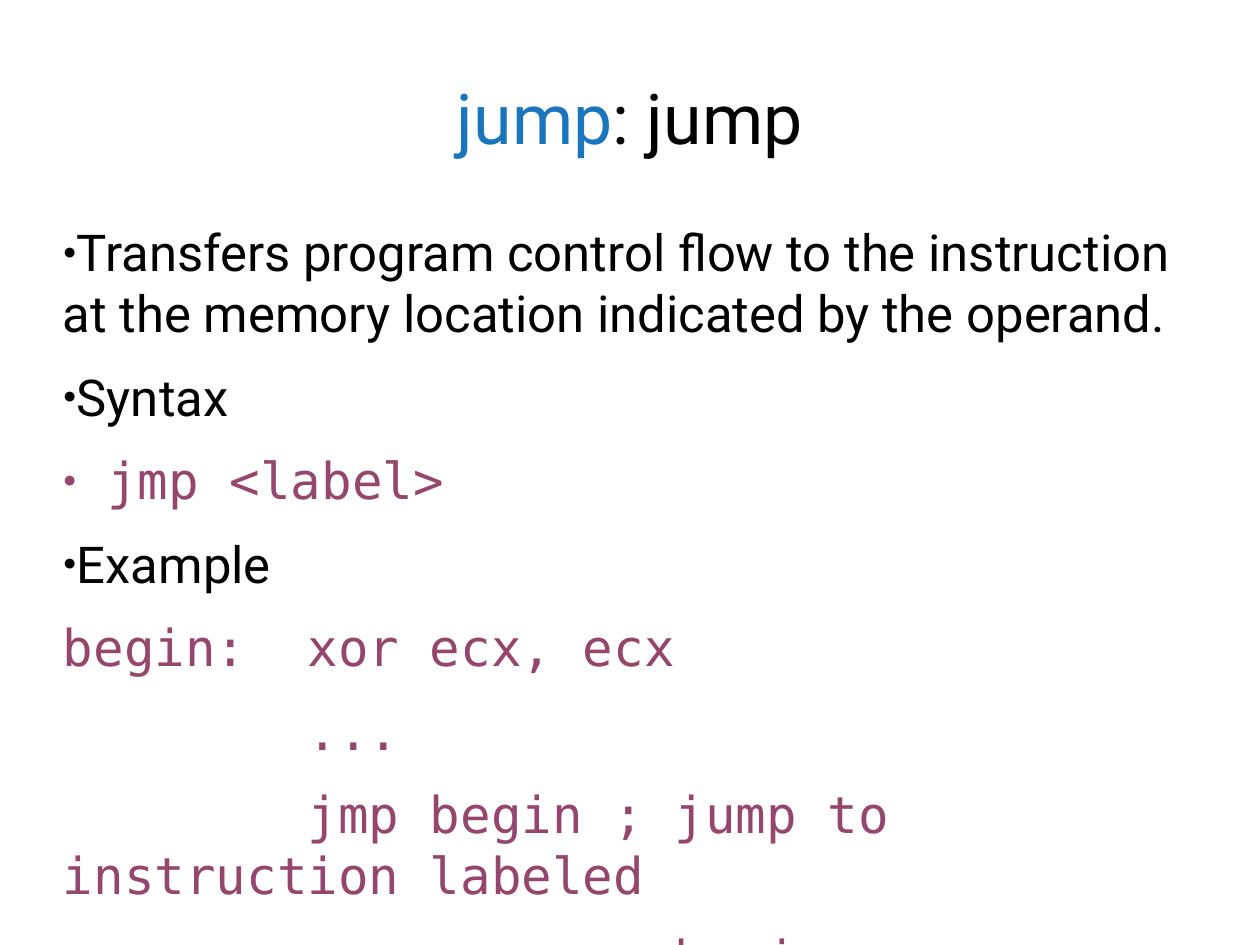
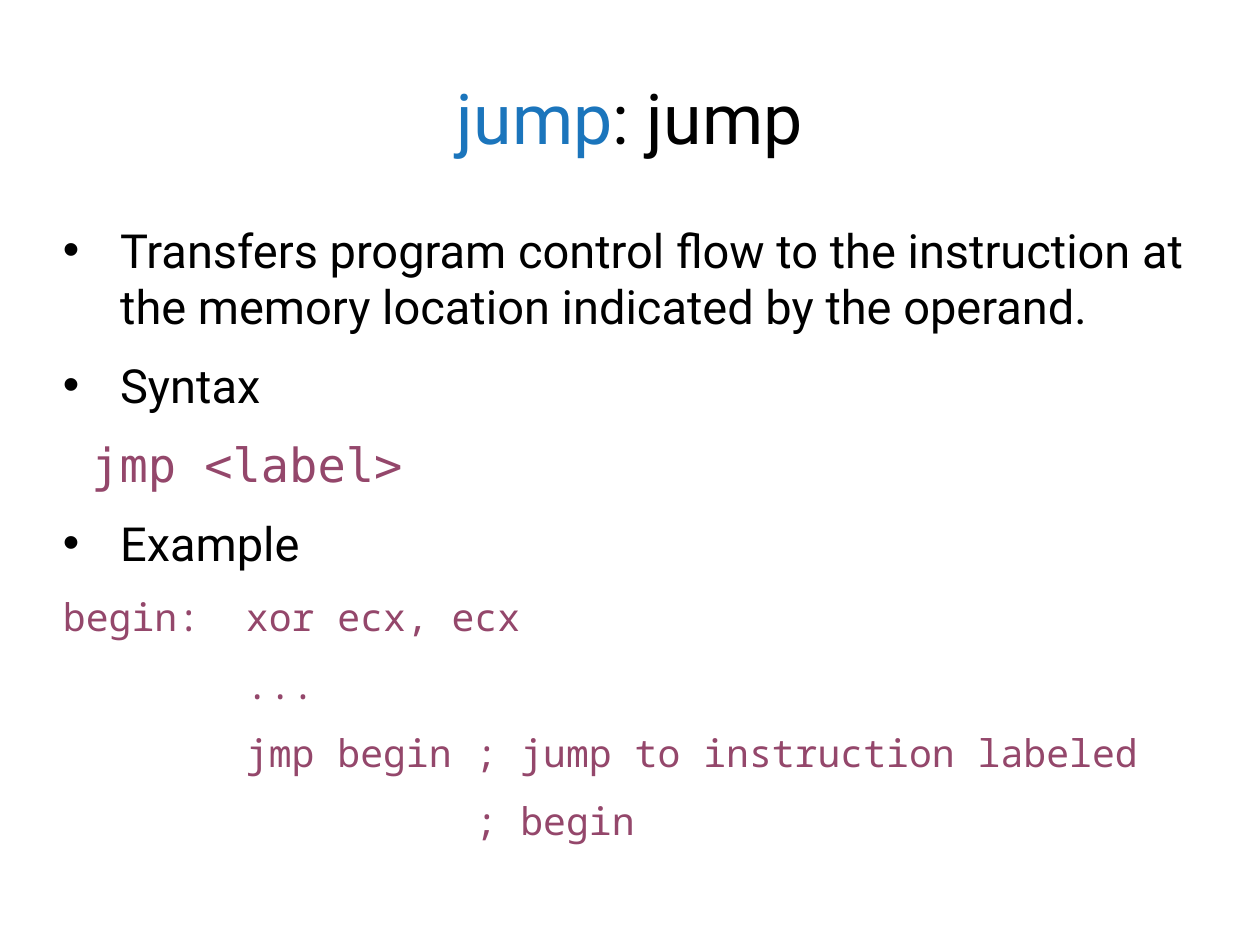
Before and after one commit to antonburtsev/cs5460, a slide deck: slide 42 of lectures/lecture03-x86-asm/lecture03-x86-asm.pptx (slide 36 before the commit). Drawn at 1260x945 pixels with LibreOffice and Linux fonts; fonts in the diff are those of the drawing. Boxes give left, top, right and bottom in pixels: in the first picture for what was removed or moved away, otherwise in the second. Text is boxed around its words. In the diff, an @@ line names an element or a change of style, - is before the commit and + after.

```diff
--- a/lectures/lecture03-x86-asm/lecture03-x86-asm.pptx
+++ b/lectures/lecture03-x86-asm/lecture03-x86-asm.pptx
@@ text "Transfers program control flow to ..." at [63,232,1183,845]: size 32 to 29.6 pt in "Transfers program control flow to the instruction ...", "Syntax", "jmp <label>", "Example"; size 32 to 24.1 pt, font DejaVu Sans Mono to Noto Sans Mono in "begin: xor ecx, ecx", "...", "jmp begin ; jump to instruction labeled", "; begin"; bullet ● to •; bullet ● to none @@
```
Also in this commit, not shown: 24 other slides changed, 6 slides added, 2 other files.
